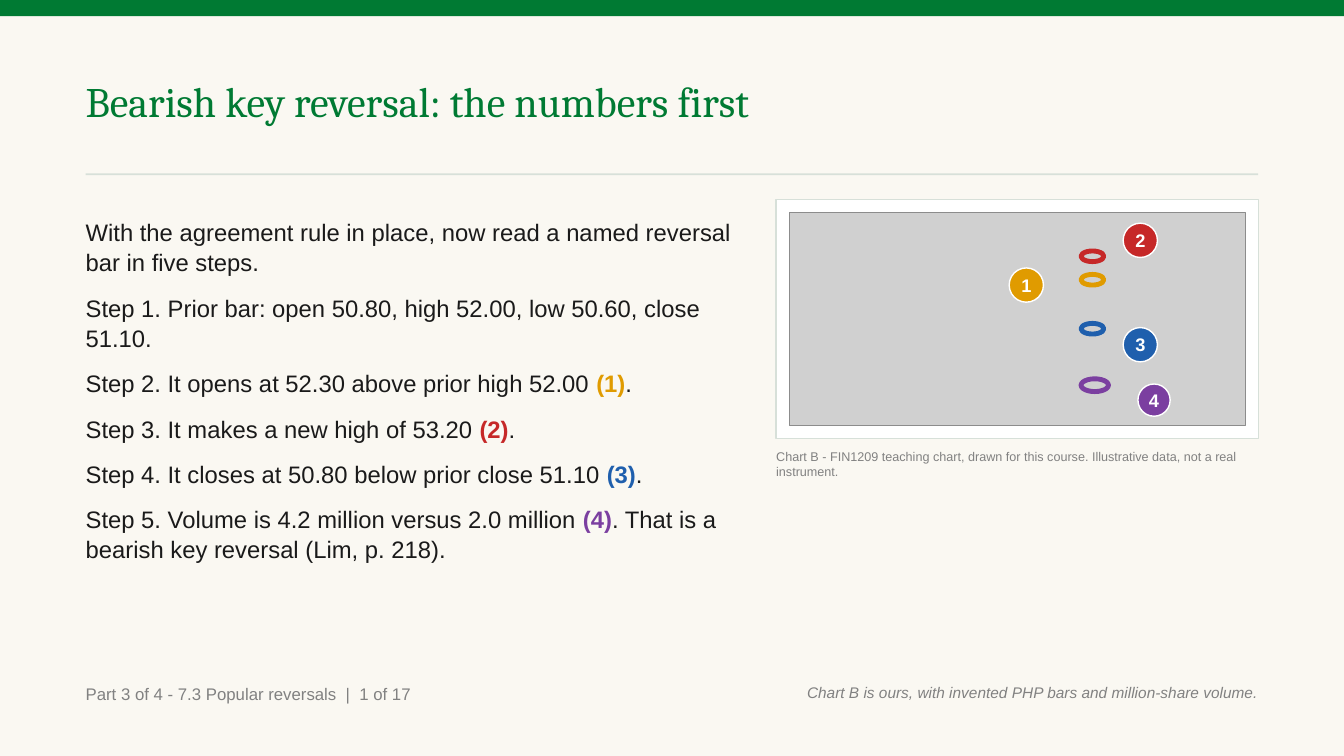
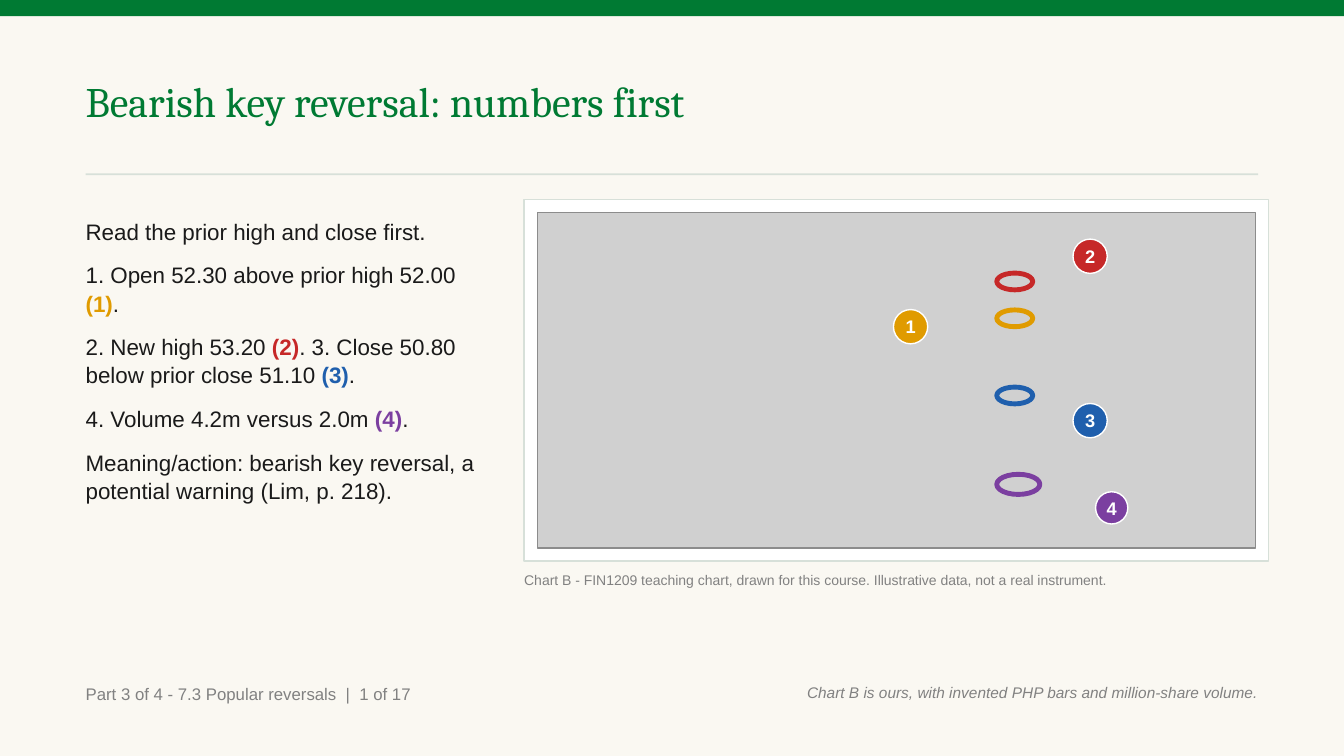
Before and after one commit to benjiesotelo-sudo/Telos_FIN1209, a slide deck: slide 20 of chapter-07/FIN1209-Chapter-07.pptx. Drawn at 1344x756 pixels with LibreOffice and Linux fonts; fonts in the diff are those of the drawing; grey boxes stand for pictures. Boxes give left, top, right and bottom in pixels: in the first picture for what was removed or moved away, otherwise in the second. Text is boxed around its words. In the diff, an @@ line names an element or a change of style, - is before the commit and + after.

Commit message:
Improve Chapter 7 chart projection readability

```diff
--- a/chapter-07/FIN1209-Chapter-07.pptx
+++ b/chapter-07/FIN1209-Chapter-07.pptx
@@ text at [86,87,685,126]: text changed @@
-Bearish key reversal: the numbers first
+Bearish key reversal: numbers first
@@ rectangle: place and size @@
-rectangle at [776,200,1258,439]
+rectangle at [524,200,1268,562]
@@ text at [86,223,474,504]: text changed; size 17 to 16 pt @@
-With the agreement rule in place, now read a named reversal bar in five steps.
-Step 1. Prior bar: open 50.80, high 52.00, low 50.60, close 51.10.
-Step 2. It opens at 52.30 above prior high 52.00 (1).
-Step 3. It makes a new high of 53.20 (2).
-Step 4. It closes at 50.80 below prior close 51.10 (3).
-Step 5. Volume is 4.2 million versus 2.0 million (4). That is a bearish key reversal (Lim, p. 218).
+Read the prior high and close first.
+1. Open 52.30 above prior high 52.00 (1).
+2. New high 53.20 (2). 3. Close 50.80 below prior close 51.10 (3).
+4. Volume 4.2m versus 2.0m (4).
+Meaning/action: bearish key reversal, a potential warning (Lim, p. 218).
@@ picture: place and size @@
-picture at [789,213,1245,425]
+picture at [537,213,1255,548]
@@ ellipse "2": place and size @@
-ellipse "2" at [1123,223,1157,257]
+ellipse "2" at [1073,239,1107,273]
@@ ellipse: place and size @@
-ellipse at [1081,251,1104,262]
+ellipse at [997,273,1033,290]
@@ ellipse "1": place and size @@
-ellipse "1" at [1009,268,1044,302]
+ellipse "1" at [893,310,928,344]
@@ ellipse: place and size @@
-ellipse at [1081,274,1104,285]
+ellipse at [997,310,1033,327]
@@ ellipse: place and size @@
-ellipse at [1081,324,1104,335]
+ellipse at [997,387,1033,404]
@@ ellipse "3": place and size @@
-ellipse "3" at [1123,328,1157,362]
+ellipse "3" at [1073,403,1107,438]
@@ ellipse: place and size @@
-ellipse at [1081,379,1108,392]
+ellipse at [997,475,1041,495]
@@ ellipse "4": place and size @@
-ellipse "4" at [1138,384,1171,416]
+ellipse "4" at [1096,492,1128,524]
@@ text "Chart B - FIN1209 teaching ...": place and size @@
-text "Chart B - FIN1209 teaching ..." at [776,452,1236,476]
+text "Chart B - FIN1209 teaching ..." at [524,575,1106,588]
@@ text "Chart B - FIN1209 teaching ..." at [524,575,1106,588]: size 9 to 10 pt @@
```
Also in this commit, not shown: 3 other slides changed, 2 other files.
